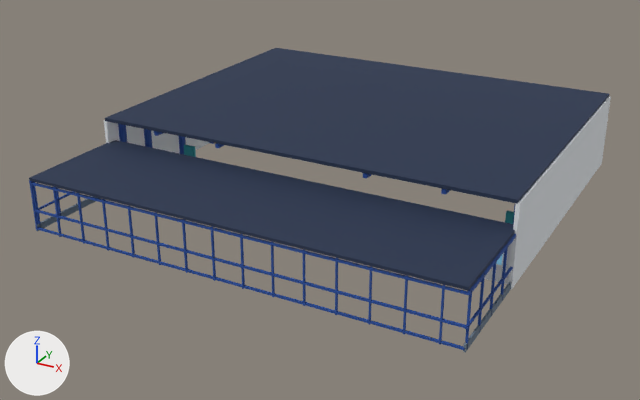
An edit to the glTF model assets/models/baggage_below/terminal_shell.glb, drawn before and after from the same camera.
Rendered twice from a 50 mm lens placed at (39.9, -78.3, 37.6), pointed at (-1.3, -3.3, 0.1). Every picture has the same lights, and +X, +Y and +Z are marked at lower left. The picture after the commit comes second. Vertices at exactly the same position are counted once.

Names of what the first picture shows: 'terminal_shell'.
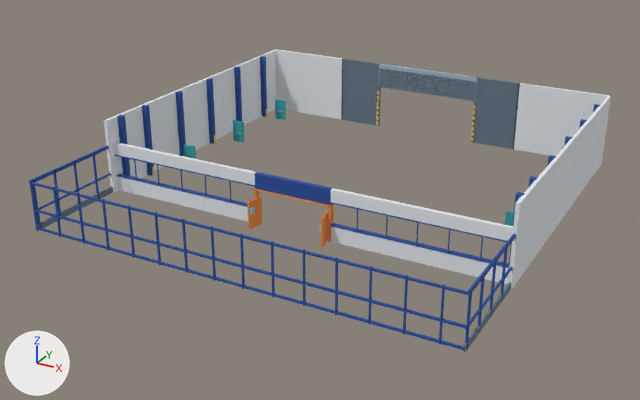
Patch to the scene script:
```diff
--- a/assets/models/baggage_below/terminal_shell.glb.py
+++ b/assets/models/baggage_below/terminal_shell.glb.py
@@ me_terminal_shell @@
 # used by ob_terminal_shell; location = (0.0, 0.0, 0.0)
-me_terminal_shell.from_pydata(...)  # 1432 vertices, 2148 faces; spans x -22.2..22.2, y -23.0..22.0, z 0.0..8.4
-me_terminal_shell.materials.append(mat_navy)  # dark blue #22314d
+me_terminal_shell.from_pydata(...)  # 1032 vertices, 1548 faces; spans x -22.2..22.2, y -23.0..22.0, z 0.0..8.2
+# me_terminal_shell part 1: a new loose piece, a box spanning x -22.0..-4.1, y -11.27..-10.73, z 1.64..1.75, in mat_blue (blue #244d9c)
+# me_terminal_shell part 2: a new loose piece, a box spanning x -22.0..-4.1, y -11.27..-10.73, z 4.01..4.11, in mat_blue (blue #244d9c)
+# me_terminal_shell part 3: a new loose piece, a box spanning x 4.1..22.0, y -11.27..-10.73, z 1.64..1.75, in mat_blue (blue #244d9c)
+# me_terminal_shell part 4: a new loose piece, a box spanning x 4.1..22.0, y -11.27..-10.73, z 4.01..4.11, in mat_blue (blue #244d9c)
+# me_terminal_shell part 5: 55 loose pieces with 440 vertices, spanning x -22.0..22.0, y -21.2..22.0, z 1.8..8.4, are deleted
+# me_terminal_shell part 6
+# 8 vertices are removed from x -22.0..22.0, y -23.0..-10.9, z 5.3..5.7
+# 28 faces are deleted
+# 8 new vertices lie (0.0, 0.0, 1.7) away from vertices in x -22.0..22.0, y -11.2..-10.8, z 0.0
+# 8 new vertices lie (0.0, 0.0, -1.3) away from vertices in x -22.0..22.0, y -11.2..-10.8, z 5.4
+# 40 new faces join them, mat_white (white #e7ebef)
 me_terminal_shell.materials.append(mat_white)
@@ me_terminal_shell @@
 me_terminal_shell.materials.append(mat_yellow)
-me_terminal_shell.materials.append(mat_light)  # beige #fff2ce, glowing beige #ded3b3
 me_terminal_shell.materials.append(mat_steel)
-me_terminal_shell.materials.append(mat_skyglass)  # blue #81c5e8, glowing blue #4b758b
 me_terminal_shell.materials.append(mat_orange)
```

Location of each change, (x1, y1, x2, y2) in pixels of the pictures (640 x 400 px; the box of a moved part takes in the faces that stretch with it):
'terminal_shell', reshaped: before (29, 48, 611, 353); after (29, 49, 611, 353)
part 1 of me_terminal_shell, added: after (117, 174, 247, 206)
part 2 of me_terminal_shell, added: after (115, 155, 256, 187)
part 3 of me_terminal_shell, added: after (331, 223, 510, 268)
part 4 of me_terminal_shell, added: after (330, 202, 507, 242)
part 5 of me_terminal_shell, deleted: before (105, 48, 610, 280)
part 6 of me_terminal_shell, moved or reshaped: before (29, 140, 515, 291); after (114, 144, 513, 284)
